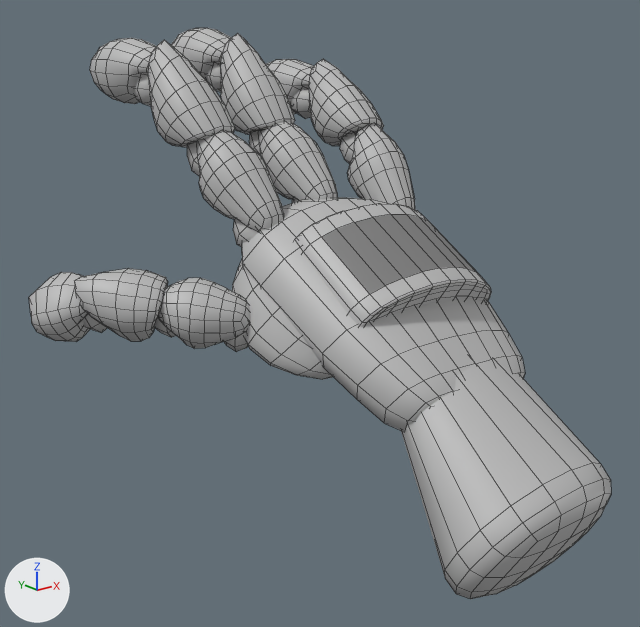
One commit to the FBX model Assets/Meshes/Character/Charecter_Handy.fbx: the scene before it, then after it.
The view is the same before and after, from a camera (50 mm lens) standing at (-0.622, -0.405, 0.552) and looking at (-0.057, 0.301, 0.269). Every picture has the same lights, and +X, +Y and +Z are marked at lower left. Mesh edges are drawn as thin lines. Where no turn or scale is listed for an object, it has been applied to the vertices.

The older version as bpy lines, for what is in view:
```python
ob_indexfinger_01 = bpy.data.objects.new('IndexFinger_01', me_mesh_008)
ob_indexfinger_01.location = (0.106, 0.388, 0.387)
ob_indexfinger_02 = bpy.data.objects.new('IndexFinger_02', me_mesh_005)
ob_indexfinger_02.parent = ob_hand
ob_indexfinger_02.location = (10.91, 46.17, -47.64)
ob_indexfinger_03 = bpy.data.objects.new('IndexFinger_03', me_mesh_004)
ob_indexfinger_03.parent = ob_hand
ob_indexfinger_03.location = (10.15, 48.66, -55.49)
ob_middlefinger_02 = bpy.data.objects.new('MiddleFinger_02', me_mesh_006)
ob_middlefinger_02.parent = ob_hand
ob_middlefinger_02.location = (-1.364, 48.06, -49.32)
ob_middlefinger_03 = bpy.data.objects.new('MiddleFinger_03', me_mesh_003)
ob_middlefinger_03.parent = ob_hand
ob_middlefinger_03.location = (-1.999, 52.42, -56.43)
ob_pointerfinger_01 = bpy.data.objects.new('PointerFinger_01', me_mesh_010)
ob_pointerfinger_01.location = (-0.105, 0.379, 0.4)
ob_pointerfinger_02 = bpy.data.objects.new('PointerFinger_02', me_mesh_007)
ob_pointerfinger_02.parent = ob_hand
ob_pointerfinger_02.location = (-12.28, 47.62, -46.24)
ob_pointerfinger_03 = bpy.data.objects.new('PointerFinger_03', me_mesh_002)
ob_pointerfinger_03.parent = ob_hand
ob_pointerfinger_03.location = (-13.62, 51.31, -53.49)
ob_thumb_02 = bpy.data.objects.new('Thumb_02', me_mesh_012)
ob_thumb_02.location = (-0.235, 0.401, 0.29)
# also in view: 'Wrist' at (0.002, 0.099, 0.146); 'Thumb_01' at (-0.171, 0.34, 0.278); 'MiddleFinger_01' at (-0.005, 0.409, 0.401); 'Palm' at (-0.008, 0.262, 0.278); 'Thumb_03' at (-0.272, 0.449, 0.282)
```
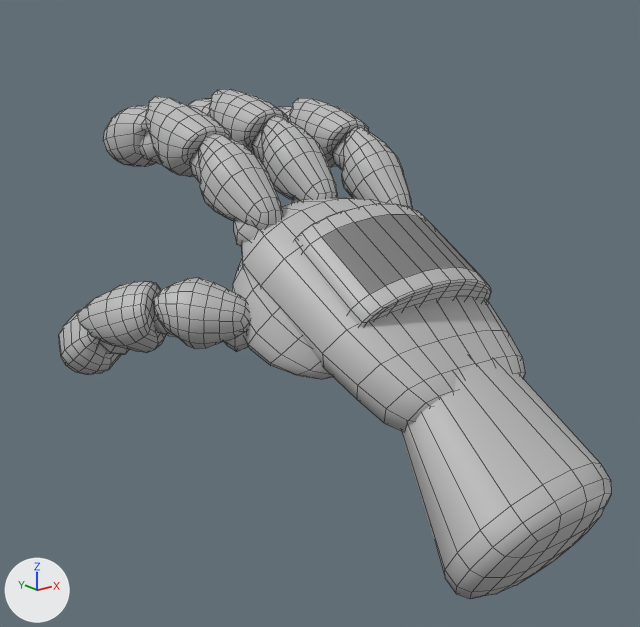
Where the newer file only moved an object's origin or applied its transform, the numbers keep the older frame.

Where the change shows, as pixel boxes [x1, y1, x2, y2] in the pictures (640 x 627 px):
'PointerFinger_02', moved, turned, rescaled: before [148, 40, 235, 176]; after [145, 96, 230, 182]
'PointerFinger_01', reshaped: before [197, 131, 284, 247]; after [199, 134, 283, 247]
'Thumb_02', reshaped: before [74, 268, 176, 341]; after [76, 281, 176, 353]
'MiddleFinger_02', moved, turned, rescaled: before [220, 33, 295, 155]; after [209, 89, 288, 161]
'PointerFinger_03', moved, turned, rescaled: before [90, 38, 156, 106]; after [103, 106, 162, 166]
'IndexFinger_02', moved, turned, rescaled: before [309, 59, 383, 164]; after [290, 98, 368, 170]
'Thumb_03', moved, turned, rescaled: before [29, 272, 107, 342]; after [59, 308, 128, 375]
'IndexFinger_01', reshaped: before [348, 124, 415, 209]; after [342, 127, 412, 208]
'MiddleFinger_03', moved, turned, rescaled: before [171, 28, 231, 92]; after [187, 98, 212, 116]
'IndexFinger_03', moved, turned, rescaled: before [266, 59, 314, 119]; after [277, 107, 292, 121]

Patch to the scene script:
```diff
--- a/Assets/Meshes/Character/Charecter_Handy.fbx.py
+++ b/Assets/Meshes/Character/Charecter_Handy.fbx.py
@@ me_mesh_012 @@
 me_mesh_012.from_pydata(...)  # 136 vertices, 132 faces; spans x -0.0458..0.06, y -0.0535..0.0265, z -0.0386..0.0359
+# me_mesh_012 part 3: the whole mesh is multiplied about its middle by the matrix ((0.921, 0.31, -0.238), (-0.22, 0.915, 0.338), (0.323, -0.259, 0.91)), then moved by (0.0052, 0.0099, -0.0164)
 me_mesh_012.materials.append(mat_handy)
@@ me_mesh_010 @@
 me_mesh_010.from_pydata(...)  # 153 vertices, 148 faces; spans x -0.0374..0.0341, y -0.0564..0.049, z -0.0694..0.0619
+# me_mesh_010 part 2: the whole mesh is multiplied about its middle by the matrix ((0.994, 0.082, 0.072), (-0.093, 0.983, 0.159), (-0.058, -0.165, 0.985)), then moved by (0.0046, 0.0066, -0.0035)
 me_mesh_010.materials.append(mat_handy)
@@ me_mesh_008 @@
 me_mesh_008.from_pydata(...)  # 155 vertices, 150 faces; spans x -0.0358..0.0368, y -0.0537..0.0439, z -0.0717..0.0647
+# me_mesh_008 part 1: the whole mesh is multiplied about its middle by the matrix ((0.984, 0.123, -0.128), (-0.103, 0.984, 0.149), (0.144, -0.133, 0.981)), then moved by (-0.0038, 0.0053, -0.0017)
 me_mesh_008.materials.append(mat_handy)
@@ ob_middlefinger_03 @@
 ob_middlefinger_03 = bpy.data.objects.new('MiddleFinger_03', me_mesh_003)
-ob_middlefinger_03.parent = ob_hand
-ob_middlefinger_03.location = (-1.999, 52.42, -56.43)
+ob_middlefinger_03.location = (-0.00125, 0.603, 0.439)
+ob_middlefinger_03.rotation_euler = (1.261, 0.0623, -0.0772)  # degrees (72, 3.6, -4.4)
+ob_middlefinger_03.scale = (0.01, 0.01, 0.01)
@@ ob_pointerfinger_02 @@
 ob_pointerfinger_02 = bpy.data.objects.new('PointerFinger_02', me_mesh_007)
-ob_pointerfinger_02.parent = ob_hand
-ob_pointerfinger_02.location = (-12.28, 47.62, -46.24)
+ob_pointerfinger_02.location = (-0.105, 0.495, 0.434)
+ob_pointerfinger_02.rotation_euler = (0.994, 0.000744, -0.109)  # degrees (57, 0, -6.2)
+ob_pointerfinger_02.scale = (0.01, 0.01, 0.01)
@@ ob_pointerfinger_03 @@
 ob_pointerfinger_03 = bpy.data.objects.new('PointerFinger_03', me_mesh_002)
-ob_pointerfinger_03.parent = ob_hand
-ob_pointerfinger_03.location = (-13.62, 51.31, -53.49)
+ob_pointerfinger_03.location = (-0.11, 0.575, 0.437)
+ob_pointerfinger_03.rotation_euler = (1.318, 0.0634, -0.0999)  # degrees (76, 3.6, -5.7)
+ob_pointerfinger_03.scale = (0.01, 0.01, 0.01)
@@ ob_middlefinger_02 @@
 ob_middlefinger_02 = bpy.data.objects.new('MiddleFinger_02', me_mesh_006)
-ob_middlefinger_02.parent = ob_hand
-ob_middlefinger_02.location = (-1.364, 48.06, -49.32)
+ob_middlefinger_02.location = (-0.00163, 0.521, 0.44)
+ob_middlefinger_02.rotation_euler = (0.837, 0.00212, -0.076)  # degrees (48, 0.1, -4.4)
+ob_middlefinger_02.scale = (0.01, 0.01, 0.01)
@@ ob_indexfinger_03 @@
 ob_indexfinger_03 = bpy.data.objects.new('IndexFinger_03', me_mesh_004)
-ob_indexfinger_03.parent = ob_hand
-ob_indexfinger_03.location = (10.15, 48.66, -55.49)
+ob_indexfinger_03.location = (0.106, 0.581, 0.425)
+ob_indexfinger_03.rotation_euler = (1.325, -0.158, -0.0921)  # degrees (76, -9.1, -5.3)
+ob_indexfinger_03.scale = (0.01, 0.01, 0.01)
@@ ob_thumb_03 @@
 ob_thumb_03 = bpy.data.objects.new('Thumb_03', me_mesh_011)
-ob_thumb_03.parent = ob_hand
-ob_thumb_03.location = (-27.21, 28.35, -44.51)
+ob_thumb_03.location = (-0.244, 0.458, 0.239)
+ob_thumb_03.rotation_euler = (1.294, -0.328, -0.235)  # degrees (74, -19, -13)
+ob_thumb_03.scale = (0.01, 0.01, 0.01)
@@ ob_indexfinger_02 @@
 ob_indexfinger_02 = bpy.data.objects.new('IndexFinger_02', me_mesh_005)
-ob_indexfinger_02.parent = ob_hand
-ob_indexfinger_02.location = (10.91, 46.17, -47.64)
+ob_indexfinger_02.location = (0.107, 0.5, 0.43)
+ob_indexfinger_02.rotation_euler = (1.153, -0.165, -0.0583)  # degrees (66, -9.5, -3.3)
+ob_indexfinger_02.scale = (0.01, 0.01, 0.01)
```
